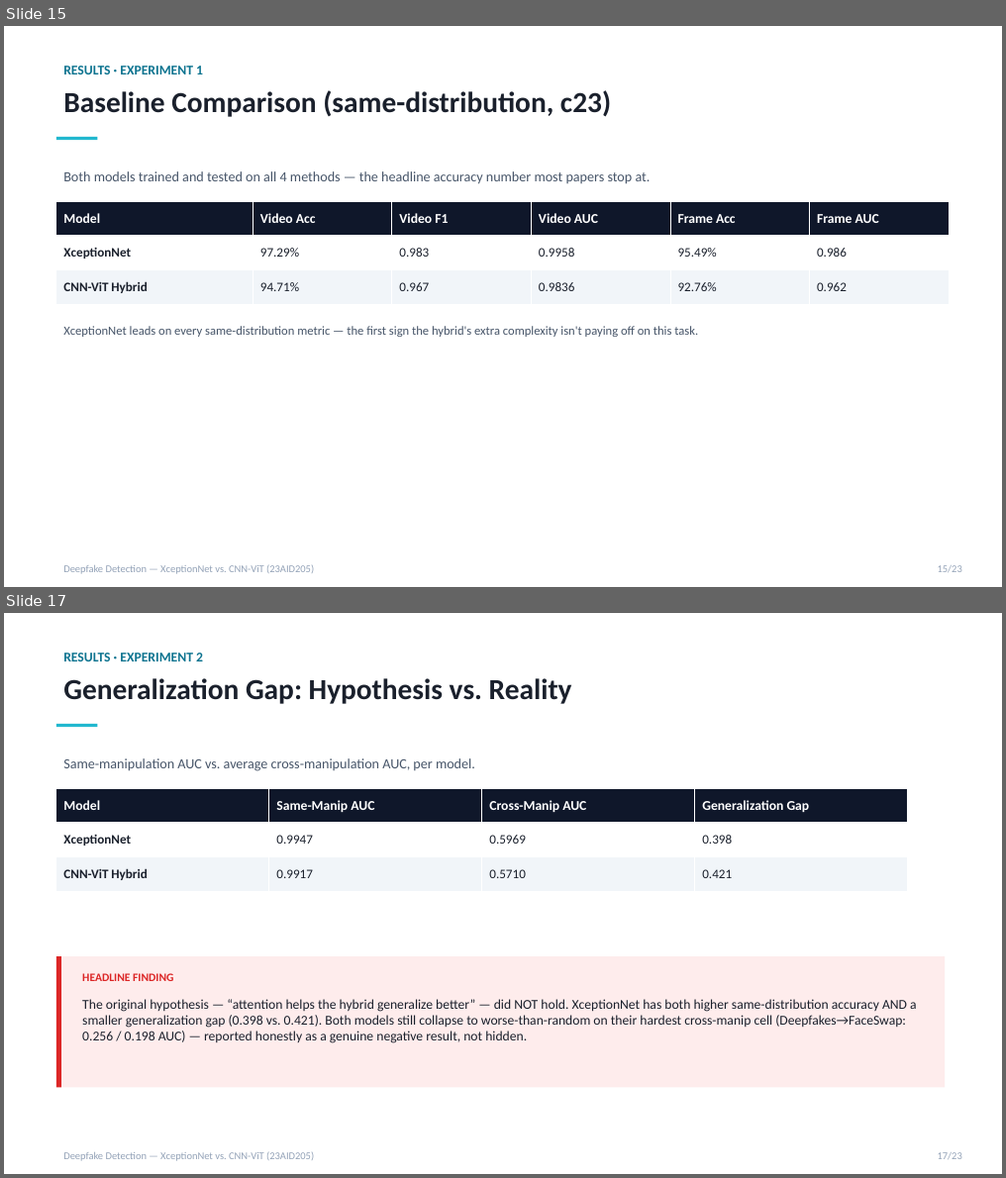
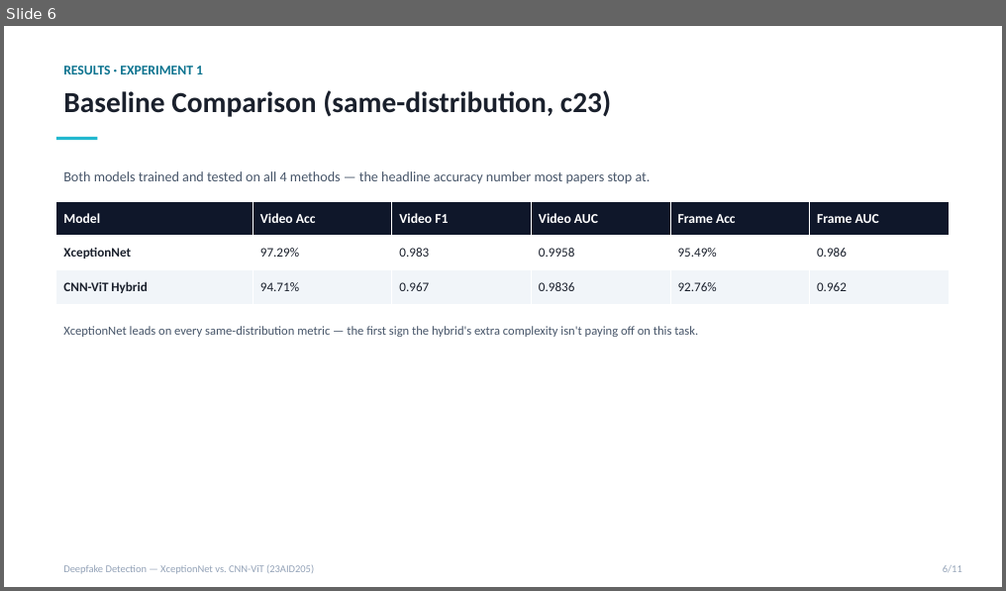
Before and after one commit to DUNE-ODYSSEY/deepfake-detection, a slide deck: docs/mid_review_update.pptx. Shown one above the other, each under a label of ours: slides 15 and 17 before the commit, slide 6 after it; the slides between them are not shown. The pictures are 1006x1178 and 1006x591 pixels, drawn with LibreOffice and Linux fonts; fonts in the diff are those of the drawing. Boxes give left, top, right and bottom in pixels: in the first picture for what was removed or moved away, otherwise in the second. Text is boxed around its words. In the diff, an @@ line names an element or a change of style, - is before the commit and + after.

```diff
--- a/docs/mid_review_update.pptx
+++ b/docs/mid_review_update.pptx
@@ slide 17 removed at <box>4,613,1002,1174</box>, background #FFFFFF @@
@@ text removed at <box>63,653,203,662</box> @@
-RESULTS · EXPERIMENT 2
@@ text removed at <box>63,678,572,704</box> @@
-Generalization Gap: Hypothesis vs. Reality
@@ rectangle removed at <box>56,724,98,727</box> @@
@@ text removed at <box>63,759,475,771</box> @@
-Same-manipulation AUC vs. average cross-manipulation AUC, per model.
@@ table removed at <box>56,788,907,891</box>, 3 rows, 4 columns @@
-Model | Same-Manip AUC | Cross-Manip AUC | Generalization Gap
-XceptionNet | 0.9947 | 0.5969 | 0.398
-CNN-ViT Hybrid | 0.9917 | 0.5710 | 0.421
@@ rectangle removed at <box>56,957,945,1087</box> @@
@@ rectangle removed at <box>56,957,61,1087</box> @@
@@ text removed at <box>82,973,173,981</box> @@
-HEADLINE FINDING
@@ text removed at <box>82,999,917,1044</box> @@
-The original hypothesis — “attention helps the hybrid generalize better” — did NOT hold. XceptionNet has both higher same-distribution accuracy AND a smaller generalization gap (0.398 vs. 0.421). Both models still collapse to worse-than-random on their hardest cross-manip cell (Deepfakes→FaceSwap: 0.256 / 0.198 AUC) — reported honestly as a genuine negative result, not hidden.
@@ text removed at <box>63,1153,314,1161</box> @@
-Deepfake Detection — XceptionNet vs. CNN-ViT (23AID205)
@@ text removed at <box>938,1153,962,1159</box> @@
-17/23
@@ what was slide 15 is now slide 6 @@
@@ slide 6 changed as well @@
@@ text at <box>943,566,962,572</box>: text changed @@
-15/23
+6/11
```
Also in this commit, not shown: 8 other slides changed, 1 slide added, 12 other slides removed, 1 other file.
